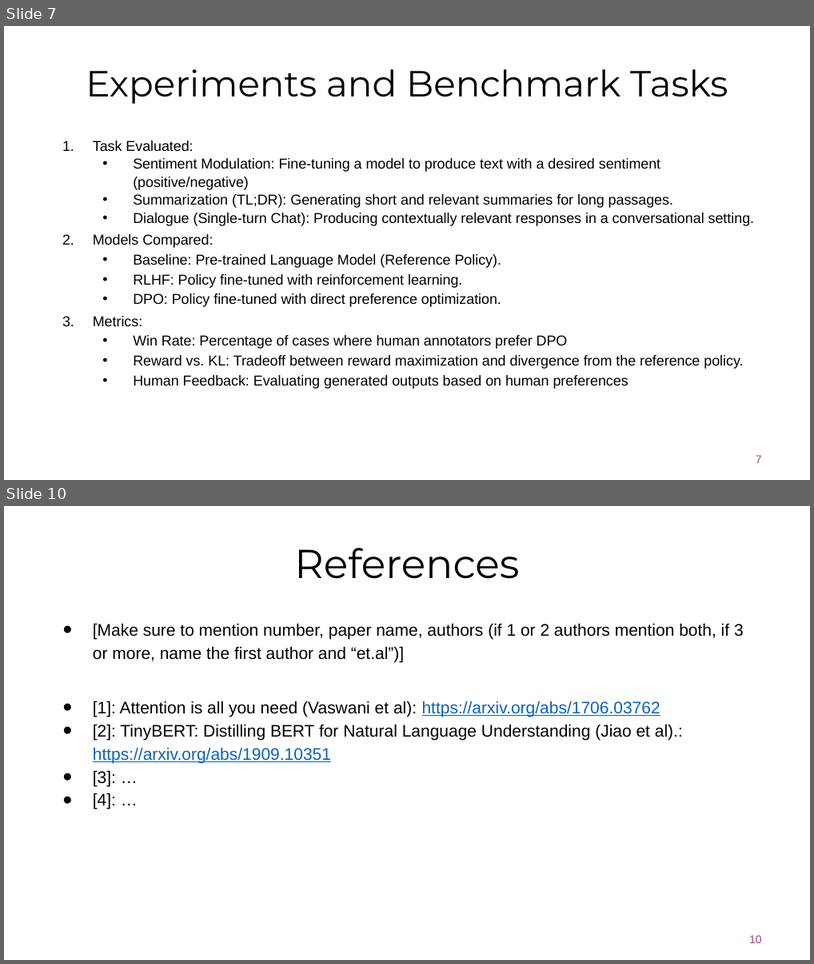
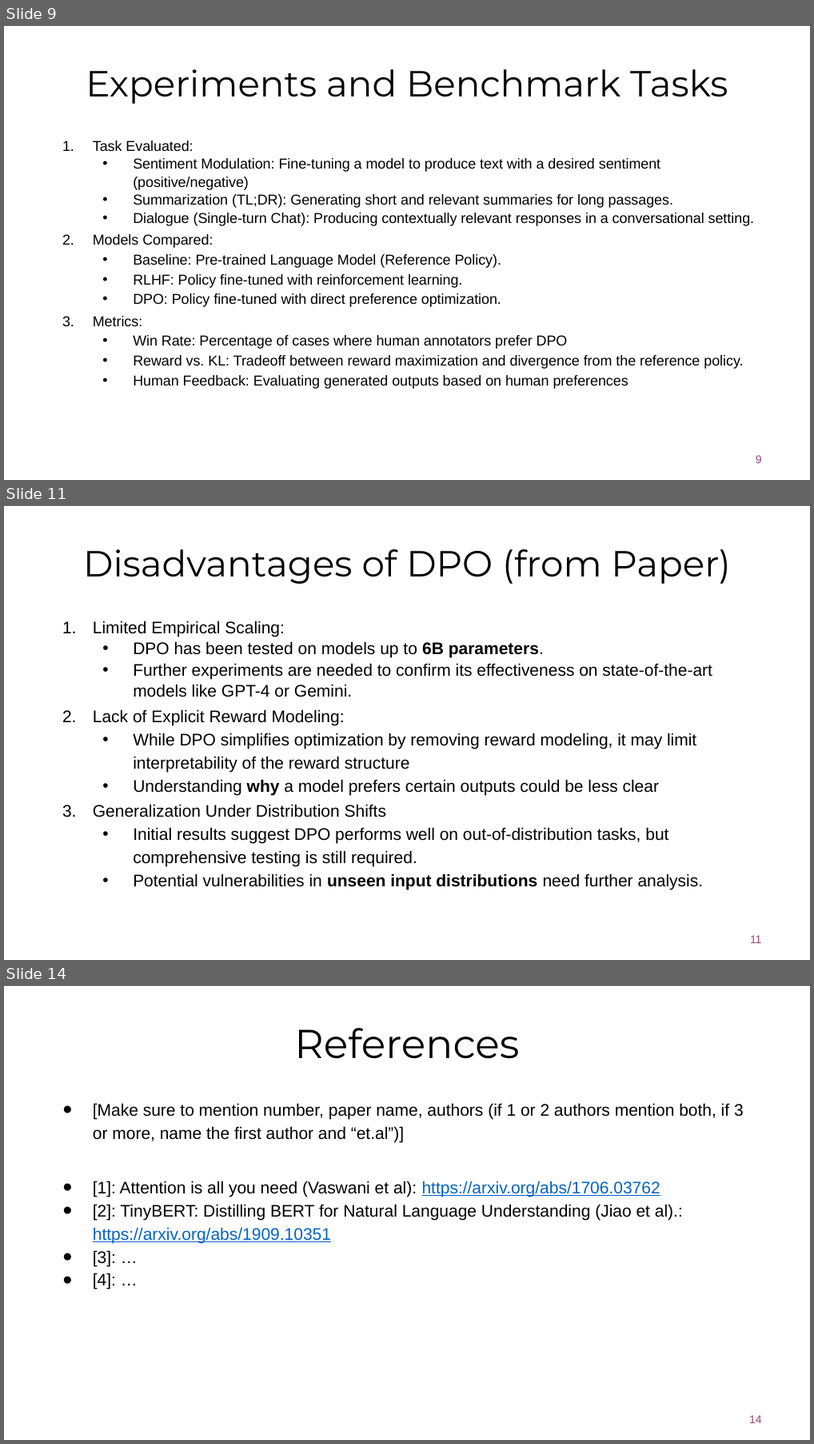
Before and after one commit to GiovanniFilomeno/Direct_Preference_Learning_LLM_Thesis, a slide deck: Presentation/DPO-Filomeno.pptx. Shown one above the other, each under a label of ours: slides 7 and 10 before the commit, slides 9, 11 and 14 after it; the slides between them are not shown. The pictures are 814x964 and 814x1444 pixels, drawn with LibreOffice and Linux fonts; fonts in the diff are those of the drawing; background and template pictures are left out. Boxes give left, top, right and bottom in pixels: in the first picture for what was removed or moved away, otherwise in the second. Text is boxed around its words. In the diff, an @@ line names an element or a change of style, - is before the commit and + after.

```diff
--- a/Presentation/DPO-Filomeno.pptx
+++ b/Presentation/DPO-Filomeno.pptx
@@ slide 11 added at (4, 506, 810, 960), background #FFFFFF @@
@@ title added at (83, 549, 730, 584), 32.4 pt, text #000000 @@
+Disadvantages of DPO (from Paper)
@@ text added at (93, 620, 713, 890), 15 pt, text #000000 @@
+  1. Limited Empirical Scaling:
+  • DPO has been tested on models up to 6B parameters.
+  • Further experiments are needed to confirm its effectiveness on state-of-the-art models like GPT-4 or Gemini.
+  2. Lack of Explicit Reward Modeling:
+  • While DPO simplifies optimization by removing reward modeling, it may limit interpretability of the reward structure
+  • Understanding why a model prefers certain outputs could be less clear
+  3. Generalization Under Distribution Shifts
+  • Initial results suggest DPO performs well on out-of-distribution tasks, but comprehensive testing is still required.
+  • Potential vulnerabilities in unseen input distributions need further analysis.
@@ page number added at (750, 935, 762, 943), 10 pt, text #9C477B @@
+11
@@ what was slide 7 is now slide 9 @@
@@ page number at (756, 455, 762, 463): text changed @@
-7
+9
@@ what was slide 10 is now slide 14 @@
@@ page number at (750, 1415, 762, 1423): text changed @@
-10
+14
```
Also in this commit, not shown: 3 slides changed, 6 other slides added, 1 slide removed, 1 other file.
